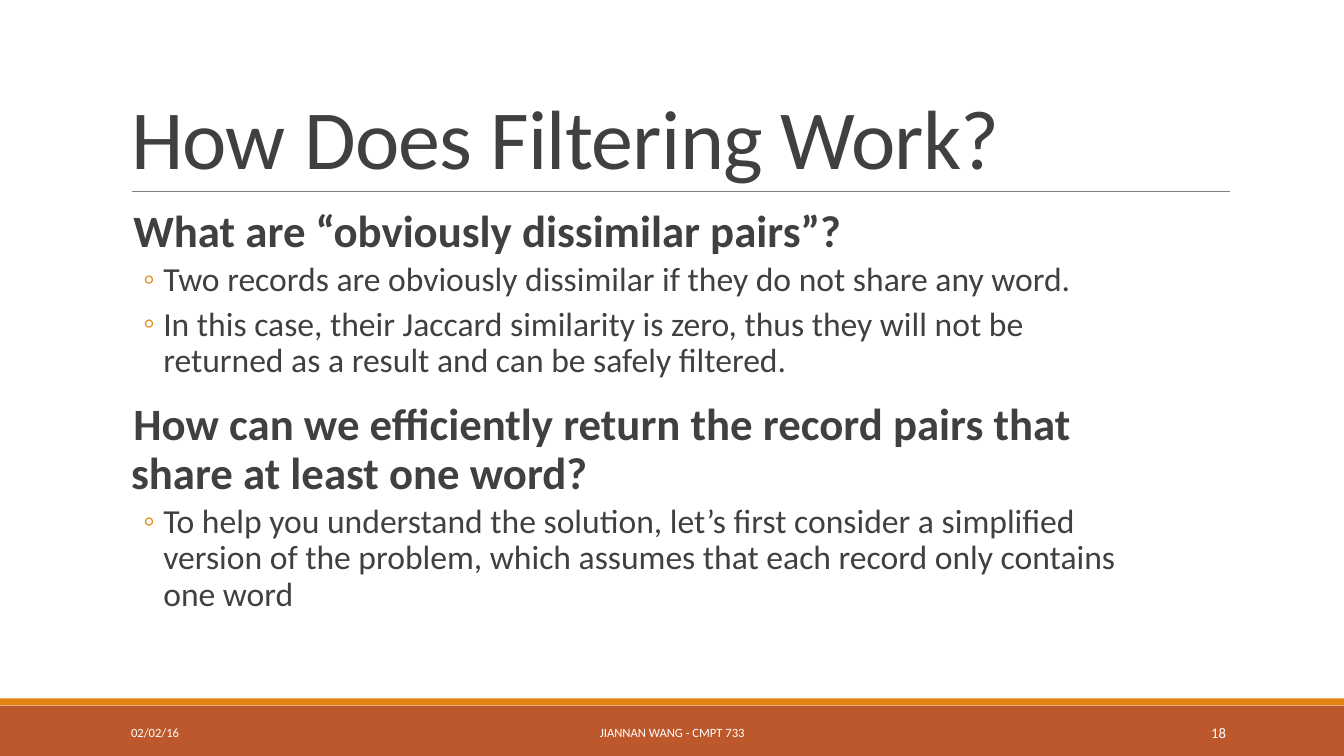
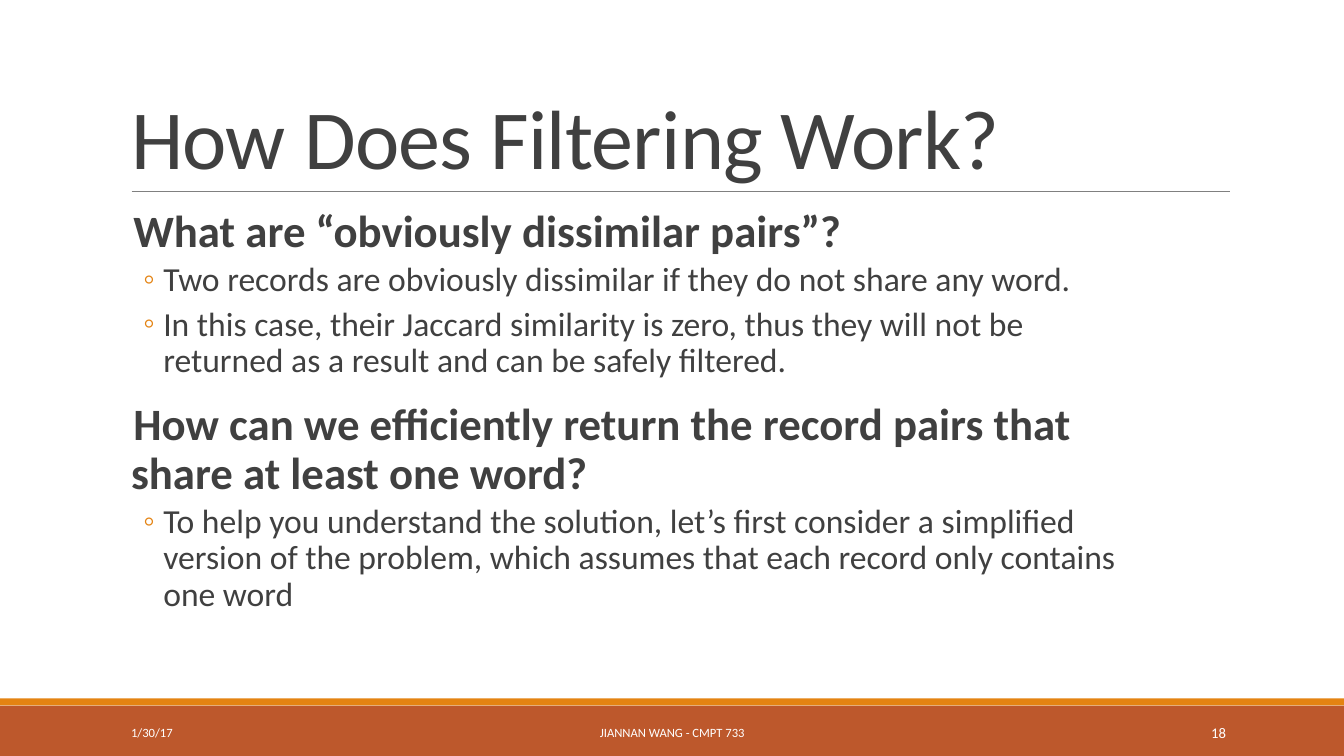
Before and after one commit to ZhensongQian/cmpt733, a slide deck: slide 18 of Lectures/Lec4/lec4.pptx. Drawn at 1344x756 pixels with LibreOffice and Linux fonts; fonts in the diff are those of the drawing. Boxes give left, top, right and bottom in pixels: in the first picture for what was removed or moved away, otherwise in the second. Text is boxed around its words. In the diff, an @@ line names an element or a change of style, - is before the commit and + after.

```diff
--- a/Lectures/Lec4/lec4.pptx
+++ b/Lectures/Lec4/lec4.pptx
@@ text at [131, 728, 173, 738]: text changed @@
-02/02/16
+1/30/17
```
Also in this commit, not shown: 24 other slides changed, 2 other files.
